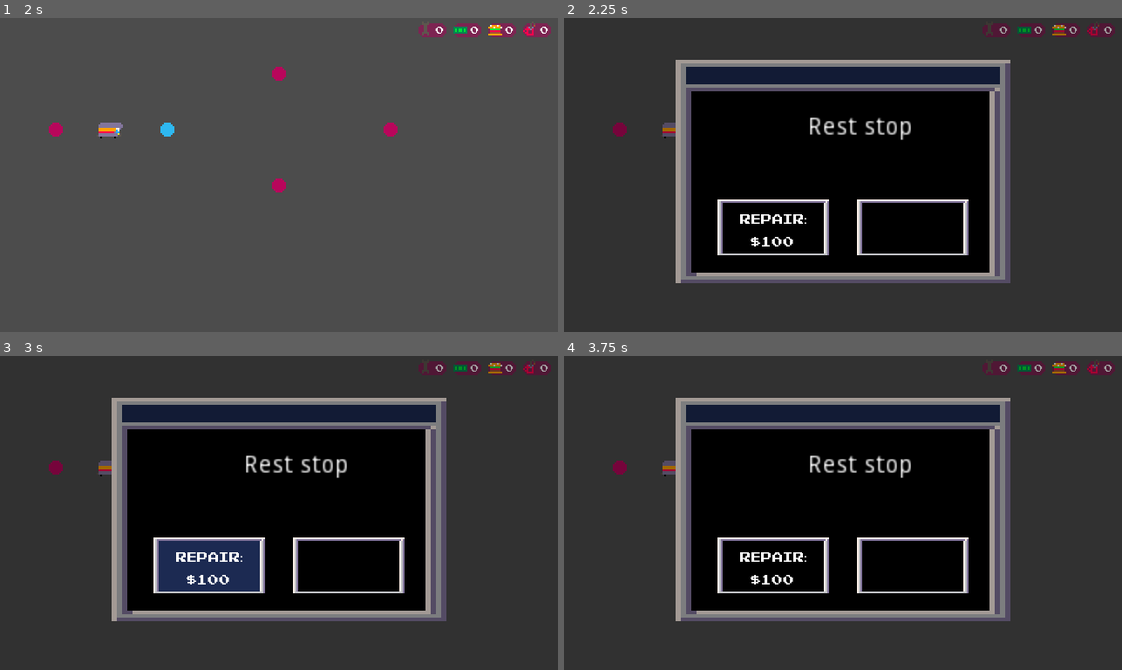
Above: before the commit, frames 1-4 (two rows, left to right).
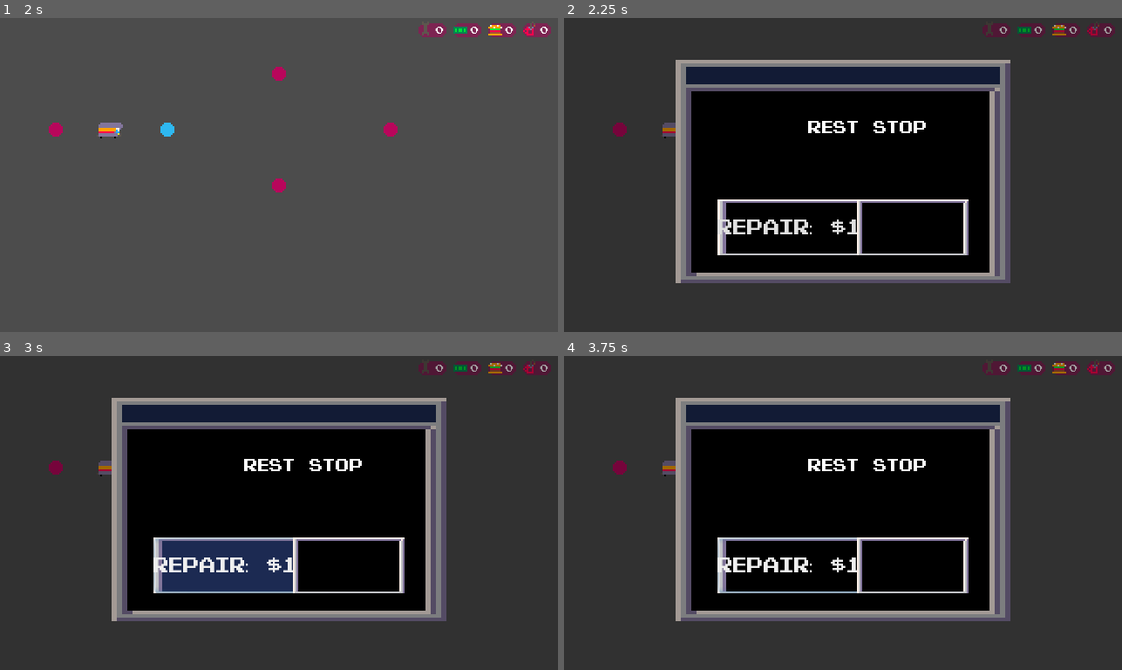
Above: after the commit, the same moments.

Repository: youssefevan/global-game-jam-2023
Game: Godot game, scene res://Scenes/TestingGrounds.tscn
Same seed, same stepped clock (60 frames per second), same inputs: the game is played once before the commit and once after it. This scene is started directly instead of the project's main scene.
Inputs (mouse positions are in pixels of both pictures, inside the frame that each line leads up to):
- Up to frame 1 (2 s): tap Enter at 0.5 s; move the mouse to (55, 131) at 0.52 s; click (55, 131) at 0.6 s; tap Space at 1.25 s; move the mouse to (167, 131) at 1.27 s; click (167, 131) at 1.35 s
- Up to frame 2 (2.25 s): move the mouse to (898, 105) at 2.02 s; click (898, 105) at 2.1 s
- Up to frame 3 (3 s): tap Enter at 2.75 s; move the mouse to (251, 575) at 2.77 s; click (251, 575) at 2.85 s
- Up to frame 4 (3.75 s): tap Space at 3.5 s; move the mouse to (1010, 560) at 3.52 s; click (1010, 560) at 3.6 s

Frame 1 is identical in both runs. In frame 2, 1.9% of the frame differs, in the area x 27-65%, y 31-76%; in frame 3, 2.8%; in frame 4, 2.2%.

Commit message:
buttonreplacement/encounter

Diff:
--- a/Global Game Jam 2023/Scenes/Encounter.tscn
+++ b/Global Game Jam 2023/Scenes/Encounter.tscn
@@ -1,16 +1,12 @@
-[gd_scene load_steps=9 format=2]
+[gd_scene load_steps=6 format=2]
 
 [ext_resource path="res://Sprites/window.png" type="Texture" id=1]
-[ext_resource path="res://Sprites/window2hover.png" type="Texture" id=2]
-[ext_resource path="res://Sprites/window2.png" type="Texture" id=3]
 [ext_resource path="res://Sprites/Fonts/PixelEmulator-xq08.ttf" type="DynamicFontData" id=4]
-[ext_resource path="res://Sprites/window2click.png" type="Texture" id=5]
 [ext_resource path="res://Scripts/encounter.gd" type="Script" id=6]
+[ext_resource path="res://Sprites/Themes/checktheme.tres" type="Theme" id=7]
 
-[sub_resource type="Theme" id=1]
-
-[sub_resource type="DynamicFont" id=2]
-size = 8
+[sub_resource type="DynamicFont" id=3]
+size = 10
 font_data = ExtResource( 4 )
 
 [node name="Encounter" type="Node2D"]
@@ -34,51 +30,28 @@
 margin_top = 56.0
 margin_right = 180.0
 margin_bottom = 70.0
+custom_fonts/font = SubResource( 3 )
 align = 1
 
-[node name="Pay" type="TextureButton" parent="."]
+[node name="Pay" type="Button" parent="."]
 margin_left = 88.0
 margin_top = 104.0
 margin_right = 152.0
 margin_bottom = 136.0
-theme = SubResource( 1 )
-texture_normal = ExtResource( 3 )
-texture_pressed = ExtResource( 5 )
-texture_hover = ExtResource( 2 )
+theme = ExtResource( 7 )
 __meta__ = {
 "_edit_group_": true
 }
 
-[node name="answer1" type="Label" parent="Pay"]
-margin_left = 10.0
-margin_top = 6.0
-margin_right = 54.0
-margin_bottom = 26.0
-custom_fonts/font = SubResource( 2 )
-align = 1
-autowrap = true
-
-[node name="Continue" type="TextureButton" parent="."]
+[node name="Continue" type="Button" parent="."]
 margin_left = 168.0
 margin_top = 104.0
 margin_right = 232.0
 margin_bottom = 136.0
-theme = SubResource( 1 )
-texture_normal = ExtResource( 3 )
-texture_pressed = ExtResource( 5 )
-texture_hover = ExtResource( 2 )
+theme = ExtResource( 7 )
 __meta__ = {
 "_edit_group_": true
 }
 
-[node name="answer2" type="Label" parent="Continue"]
-margin_left = 10.0
-margin_top = 6.0
-margin_right = 54.0
-margin_bottom = 26.0
-custom_fonts/font = SubResource( 2 )
-align = 1
-autowrap = true
-
 [connection signal="button_up" from="Pay" to="." method="_on_Pay_button_up"]
 [connection signal="button_up" from="Continue" to="." method="_on_Continue_button_up"]
--- a/Global Game Jam 2023/Scripts/encounter.gd
+++ b/Global Game Jam 2023/Scripts/encounter.gd
@@ -22,21 +22,21 @@
 
 func flat_tire():
 	$Title.text = "Flat tire"
-	$Pay/answer1.text = str("Repair: $", Global.flat_repair)
+	$Pay.text = str("Repair: $", Global.flat_repair)
 
-	$Continue/answer2.text = str("Continue: -1 health")
+	$Continue.text = str("Continue: -1 health")
 
 func hit_deer():
 	$Title.text = "Hit deer"
-	$Pay/answer1.text = str("Repair: $", Global.flat_repair)
+	$Pay.text = str("Repair: $", Global.flat_repair)
 
 func heavy_traffic():
 	$Title.text = "Heavy traffic"
-	$Pay/answer1.text = str("Repair: $", Global.flat_repair)
+	$Pay.text = str("Repair: $", Global.flat_repair)
 
 func rest_stop():
 	$Title.text = "Rest stop"
-	$Pay/answer1.text = str("Repair: $", Global.flat_repair)
+	$Pay.text = str("Repair: $", Global.flat_repair)
 
 func _on_Pay_button_up():
 	self.visible = false
--- a/Global Game Jam 2023/Sprites/Themes/checktheme.tres
+++ b/Global Game Jam 2023/Sprites/Themes/checktheme.tres
@@ -1,8 +1,23 @@
-[gd_resource type="Theme" load_steps=5 format=2]
+[gd_resource type="Theme" load_steps=11 format=2]
 
 [ext_resource path="res://Sprites/window2check.png" type="Texture" id=1]
 [ext_resource path="res://Sprites/window2checkACTIVE.png" type="Texture" id=2]
 [ext_resource path="res://Sprites/Fonts/PixelEmulator-xq08.ttf" type="DynamicFontData" id=3]
+[ext_resource path="res://Sprites/window2.png" type="Texture" id=4]
+[ext_resource path="res://Sprites/window2hover.png" type="Texture" id=5]
+[ext_resource path="res://Sprites/window2click.png" type="Texture" id=6]
+
+[sub_resource type="StyleBoxTexture" id=3]
+texture = ExtResource( 5 )
+region_rect = Rect2( 0, 0, 64, 32 )
+
+[sub_resource type="StyleBoxTexture" id=2]
+texture = ExtResource( 4 )
+region_rect = Rect2( 0, 0, 64, 32 )
+
+[sub_resource type="StyleBoxTexture" id=4]
+texture = ExtResource( 6 )
+region_rect = Rect2( 0, 0, 64, 32 )
 
 [sub_resource type="DynamicFont" id=1]
 size = 12
@@ -10,5 +25,8 @@
 
 [resource]
 default_font = SubResource( 1 )
+Button/styles/hover = SubResource( 3 )
+Button/styles/normal = SubResource( 2 )
+Button/styles/pressed = SubResource( 4 )
 CheckBox/icons/checked = ExtResource( 2 )
 CheckBox/icons/unchecked = ExtResource( 1 )
